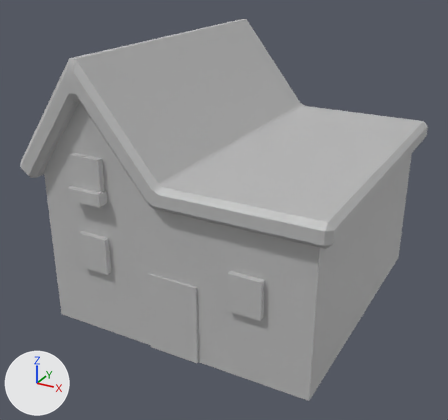
Before and after pictures for a commit that changed the FBX model Assets/models/BuildingModel/Building.fbx.
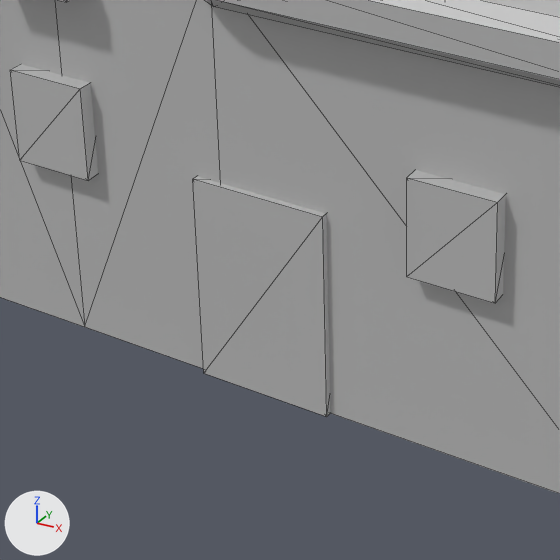
Each version appears first whole from a 50 mm lens placed at (2.5, -5.02, 3.3), pointed at (-0.14, -0.21, 0.89), and next in a close-up on the part from 17% to 64% of the width and 49% to 99% of the height. The axes (+X, +Y, +Z) are drawn at lower left. The lights are the same throughout. The close-ups show mesh edges as thin lines. Where no turn or scale is listed for an object, it has been applied to the vertices.

The scene before the commit, as lines of its bpy script (objects in view):
```python
me_mesh = bpy.data.meshes.new('Mesh')
me_mesh.from_pydata(...)  # 112 vertices, 196 faces; spans x -1.42..1.42, y -1.46..1.46, z -1.23..1.23
me_mesh.materials.append(mat_lambert1)  # grey #bcbcbc
ob_polysurface7 = bpy.data.objects.new('polySurface7', me_mesh)
ob_polysurface7.location = (-0.067, 0.0, 1.23)
```
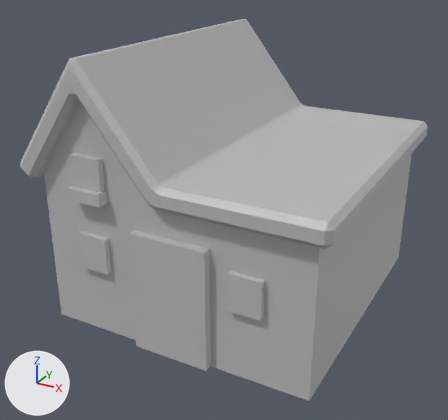
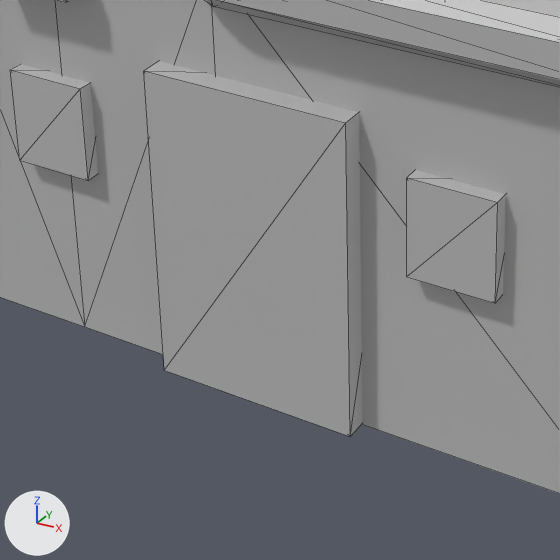
Scene script edits in JSON lines:
```json
{"block": "me_mesh", "where": "me_mesh.from_pydata(...)  # 112 vertices, 196 faces; spans x -1.42..1.42, y -1.46..1.46, z -1.23..1.23"}
{"block": "me_mesh", "where": "# used by ob_polysurface7; location = (-0.067, 0.0, 1.23)"}
{"block": "me_mesh", "change": "me_mesh part 1: the loose piece of 8 vertices spanning x -0.17..0.3, y -1.37..-1.14, z -1.23..-0.5 is scaled about its middle by 1.5, then moved by (0.0, 0.0, 0.19)"}
```

Boxes [x1, y1, x2, y2] around the edits, measured in the close-ups (560 x 560 px; the box of a moved part takes in the faces that stretch with it):
```json
{"part": 1, "of": "me_mesh", "change": "moved or reshaped", "before": [193, 176, 330, 417], "after": [144, 61, 362, 436]}
```
